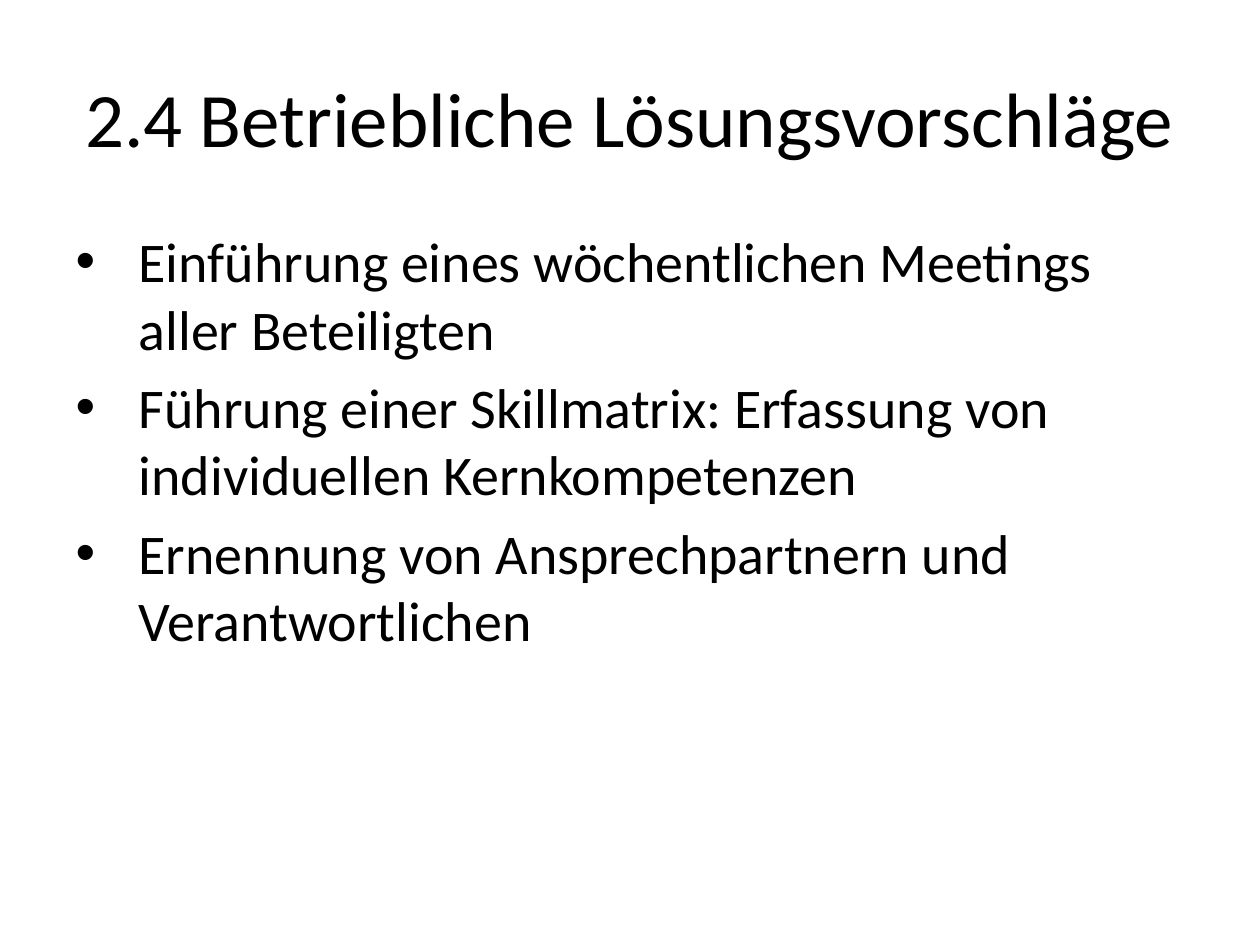
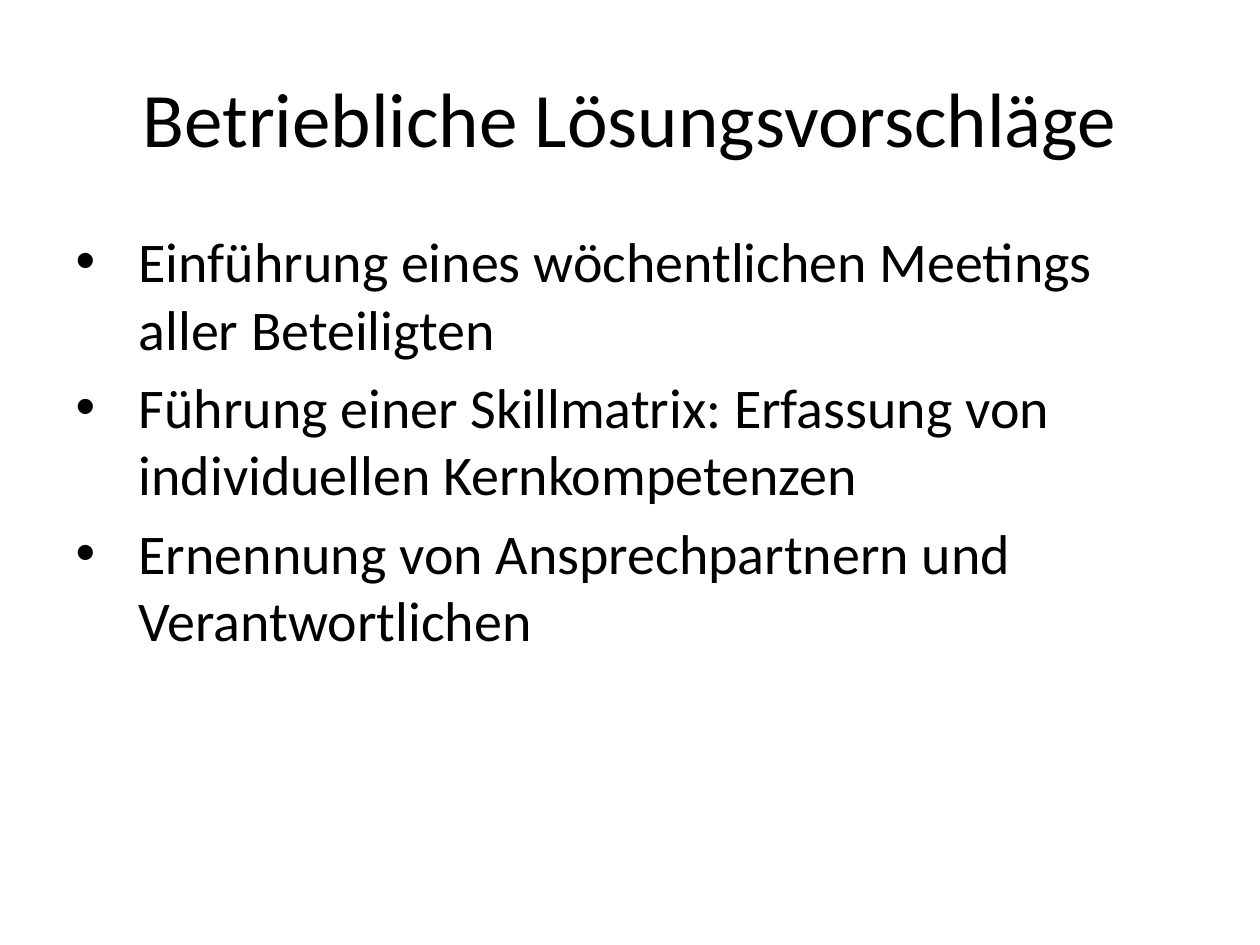
Before and after one commit to roman91DE/wipaed, a slide deck: slide 15 of praktikum/praesentation/praesentation.pptx. Drawn at 1260x945 pixels with LibreOffice and Linux fonts; fonts in the diff are those of the drawing. Boxes give left, top, right and bottom in pixels: in the first picture for what was removed or moved away, otherwise in the second. Text is boxed around its words. In the diff, an @@ line names an element or a change of style, - is before the commit and + after.

```diff
--- a/praktikum/praesentation/praesentation.pptx
+++ b/praktikum/praesentation/praesentation.pptx
@@ title at (143,93,1116,161): text changed @@
-2.4 Betriebliche Lösungsvorschläge
+Betriebliche Lösungsvorschläge
```
Also in this commit, not shown: 15 other slides changed, 2 slides added, 1 slide removed, 1 other file.
